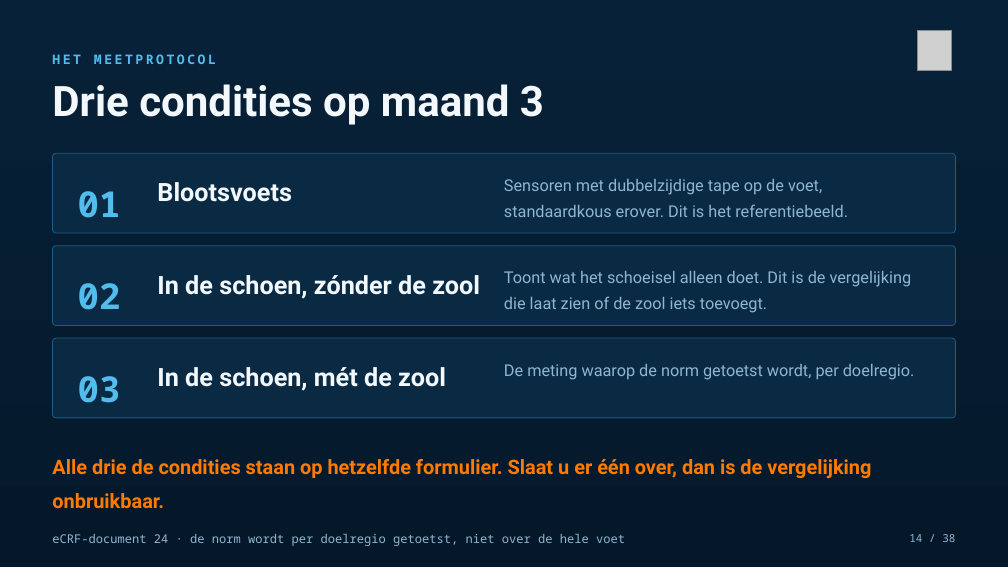
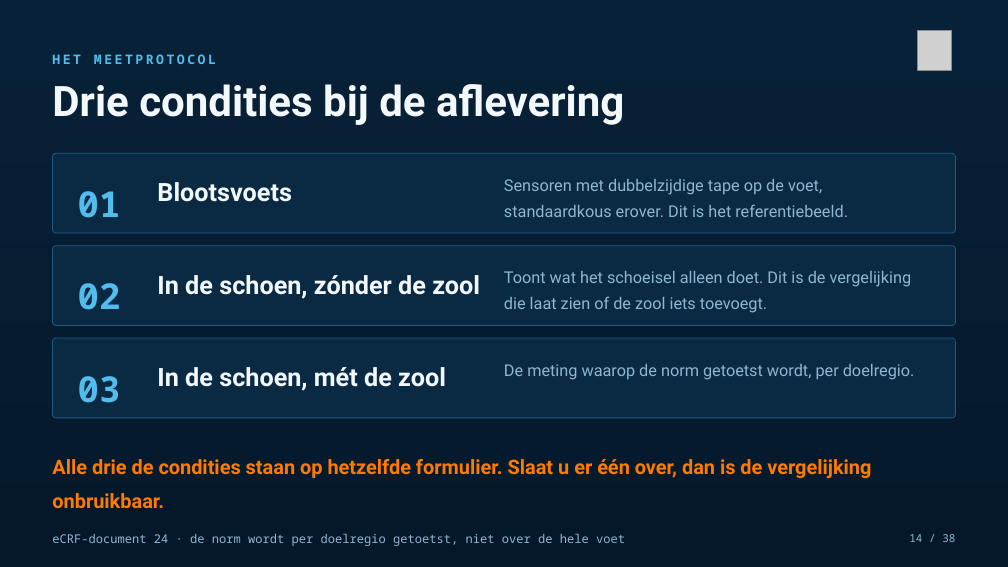
Before and after one commit to Dellfs/paradise-project, a slide deck: slide 14 of PARADISE_presentatie/PARADISE_opleidingssessie_voetklinieken.pptx. Drawn at 1008x567 pixels with LibreOffice and Linux fonts; fonts in the diff are those of the drawing; grey boxes stand for pictures. Boxes give left, top, right and bottom in pixels: in the first picture for what was removed or moved away, otherwise in the second. Text is boxed around its words. In the diff, an @@ line names an element or a change of style, - is before the commit and + after.

```diff
--- a/PARADISE_presentatie/PARADISE_opleidingssessie_voetklinieken.pptx
+++ b/PARADISE_presentatie/PARADISE_opleidingssessie_voetklinieken.pptx
@@ text at [52, 84, 624, 125]: text changed @@
-Drie condities op maand 3
+Drie condities bij de aflevering
```
Also in this commit, not shown: 7 other slides changed, 1 slide added, 1 slide removed, 4 other files.
